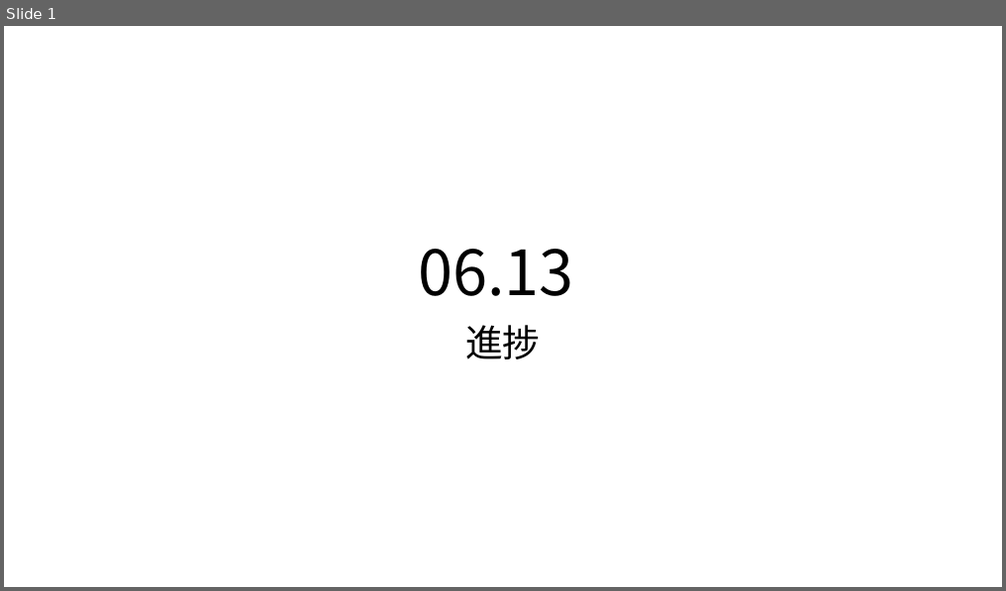
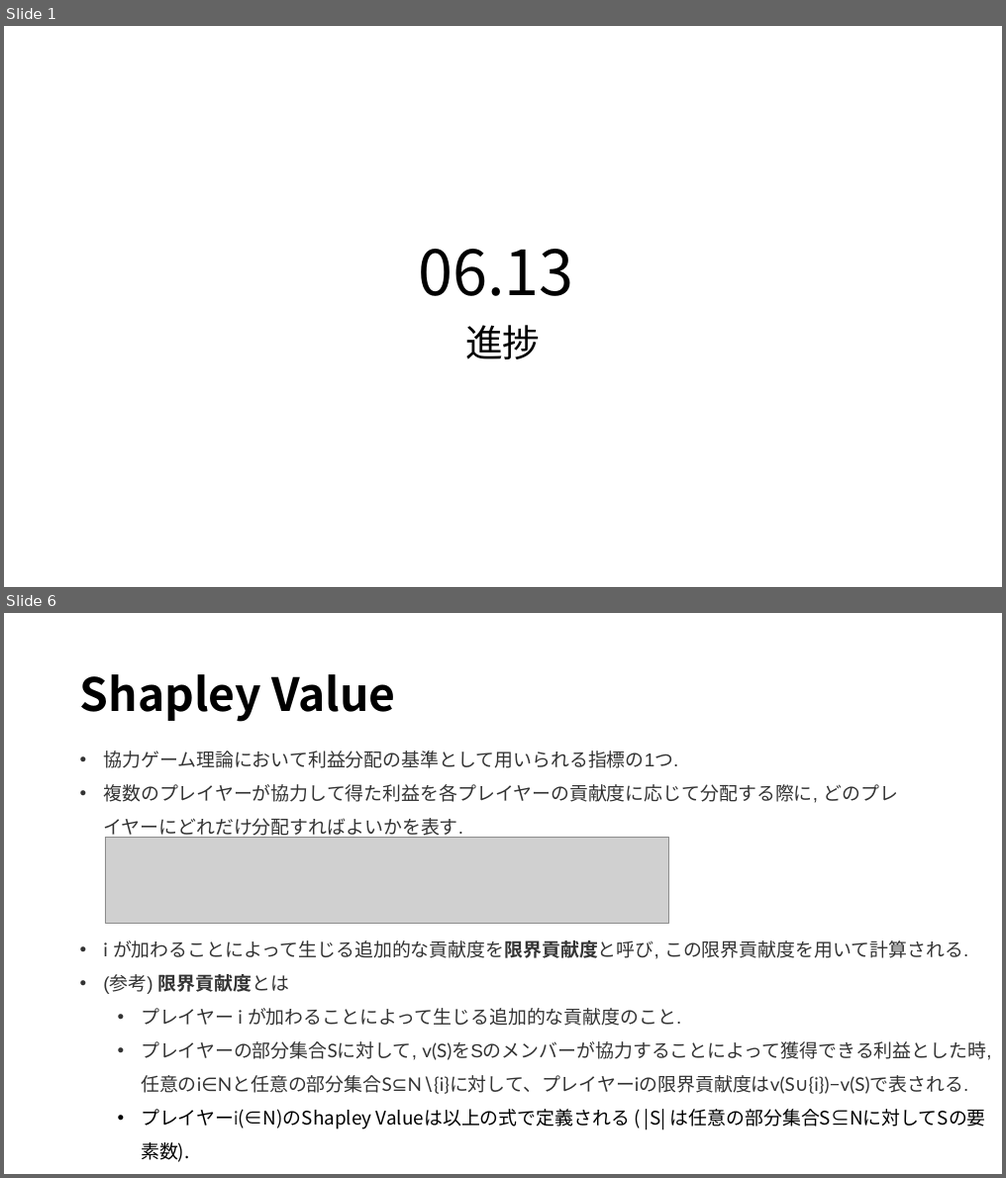
Before and after one commit to MasahitoKumada/research, a slide deck: 2021/doc/進捗06.13.pptx. Shown one above the other, each under a label of ours: slide 1 before the commit, slides 1 and 6 after it; the slides between them are not shown. The pictures are 1006x591 and 1006x1178 pixels, drawn with LibreOffice and Linux fonts; fonts in the diff are those of the drawing; grey boxes stand for pictures. Boxes give left, top, right and bottom in pixels: in the first picture for what was removed or moved away, otherwise in the second. Text is boxed around its words. In the diff, an @@ line names an element or a change of style, - is before the commit and + after.

```diff
--- a/2021/doc/進捗06.13.pptx
+++ b/2021/doc/進捗06.13.pptx
@@ slide 6 added at box(4, 613, 1002, 1174), background #FFFFFF @@
@@ title added at box(80, 674, 396, 722), 44 pt, text #000000, bold @@
+Shapley Value
@@ text added at box(103, 751, 898, 840), 18 pt, text #333333 @@
+• 協力ゲーム理論において利益分配の基準として用いられる指標の1つ.
+• 複数のプレイヤーが協力して得た利益を各プレイヤーの貢献度に応じて分配する際に, どのプレイヤーにどれだけ分配すればよいかを表す.
@@ picture added at box(105, 837, 668, 923) @@
@@ text added at box(103, 941, 991, 1130), 18 pt, text #333333 @@
+• i が加わることによって生じる追加的な貢献度を限界貢献度と呼び, この限界貢献度を用いて計算される.
+• (参考) 限界貢献度とは
+  • プレイヤー i が加わることによって生じる追加的な貢献度のこと.
+  • プレイヤーの部分集合Sに対して, v(S)をSのメンバーが協力することによって獲得できる利益とした時, 任意のi∈Nと任意の部分集合S⊆N∖{i}に対して、プレイヤーiの限界貢献度はv(S∪{i})−v(S)で表される.
+  • プレイヤーi(∈N)のShapley Valueは以上の式で定義される ( |S| は任意の部分集合S⊆Nに対してSの要素数).
```
Also in this commit, not shown: 12 other slides added, 1 slide removed, 33 other files.
